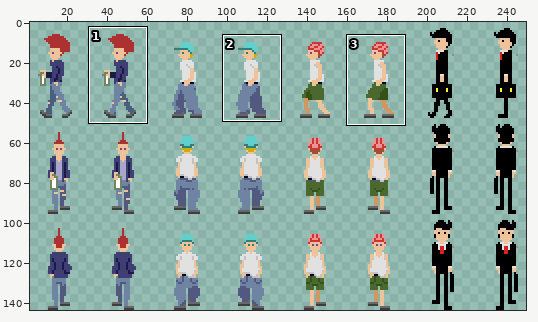
Edited in one commit: sprite sheet (LassMichInRuhGame/Assets/Assets/Sprites/NPC_ANIMS.png). The picture above shows the old version from afar; the outline marks the close-up.
Close-up. Before the edit:
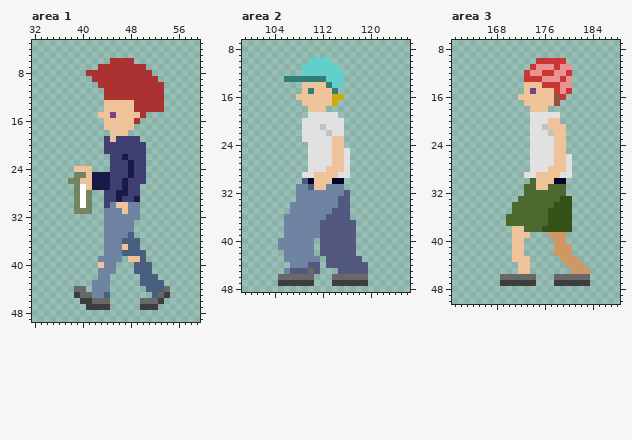
The file is 256x144 pixels. Shown: area 1: x 32..59, y 3..49; area 2: x 99..126, y 7..48; area 3: x 161..188, y 7..50. The wide view leaves out empty margins. The commit also changed other parts of the picture, which this record leaves out.
The same view after the edit:
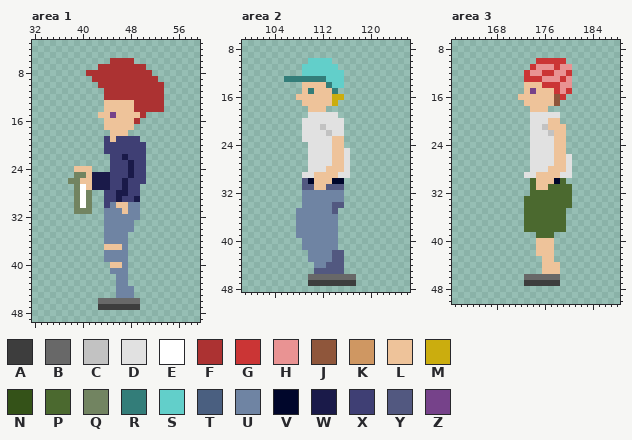
Palette (. is transparent): A #3d3d3d  B #686868  C #c2c2c2  D #e1e1e1  E #ffffff  F #ac3232  G #cb3535  H #e99393  J #8f563b  K #cf9762  L #eec39a  M #cbad0e  N #345218  P #4b692f  Q #728461  R #337d79  S #62cfca  T #4a5f80  U #6f84a3  V #00062b  W #1a1a49  X #3f3f74  Y #525880  Z #76428a
What changed:
--- area 1
@@ x 32..59 @@
 34 ............UUUUU...........
-35 ............UUUUT...........
-36 ............UUUTTT..........
-37 ............UUULTT..........
-38 ............UUUTTTT.........
-39 ...........UUUU.LLT.........
-40 ...........LUU...TTT........
-41 ...........UUU...TTT........
-42 ...........UU.....TTT.......
-43 ..........UUU.....TTTT......
-44 .......BB.UUU......TTTB.....
-45 .......ABBUUT.......TBA.....
-46 ........AABBB.....BBBA......
-47 .........AAAA.....AAA.......
+35 ............UUUU............
+36 ............UUUU............
+37 ............LLLU............
+38 ............UUUU............
+39 ............UUUU............
+40 .............LLU............
+41 .............UUU............
+42 ..............UU............
+43 ..............UU............
+44 ..............UUU...........
+45 ..............UUU...........
+46 ...........BBBBBBB..........
+47 ...........AAAAAAA..........
 48 ............................
--- area 2
@@ x 103..121 @@
 30 ......YVLLLVV......
-31 .....UUYLLUUU......
-32 .....UUUUUUUUY.....
-33 .....UUUUUUUYY.....
-34 ....UUUUUUUUYY.....
-35 ....UUUUUUUYYY.....
-36 ...UUUUUUUYYYY.....
-37 ...UUUUUUYYYYYY....
-38 ...UUUUUUYYYYYY....
-39 ...UUUUUUYYYYYY....
-40 ..UUUUUU.YYYYYY....
-41 ..UUUUUU.YYYYYY....
-42 ...UUUUU.YYYYYY....
-43 ...UUUUUU.YYYYYY...
-44 ....UUUYY.YYYYYYY..
-45 ...UYYYBY...YYYYY..
-46 ..BBBBBB...BBBBBB..
-47 ..AAAAAA...AAAAAA..
+31 ......YYLLYYY......
+32 ......UUUUUUU......
+33 ......UUUUUUU......
+34 ......UUUUUYY......
+35 .....UUUUUUY.......
+36 .....UUUUUUU.......
+37 .....UUUUUUU.......
+38 .....UUUUUUU.......
+39 .....UUUUUUU.......
+40 ......UUUUUU.......
+41 ......UUUUUU.......
+42 .......UUUUYY......
+43 .......UUUUYY......
+44 ........UUYYY......
+45 ........YYYYY......
+46 .......BBBBBBBB....
+47 .......AAAAAAAA....
 48 ...................
--- area 3
@@ x 167..185 @@
 29 ......DDLLLLDD.....
-30 .......PLLLVV......
-31 ......PPLLPPP......
-32 ......PPPPPPP......
-33 .....PPPPPPPNN.....
-34 ....PPPPPPPNNN.....
-35 ....PPPPPPNNNN.....
-36 ...PPPPPPPNNNN.....
-37 ...PPPPPPPNNNN.....
-38 ....LLPPPNNNNN.....
-39 ....LLL...KKK......
-40 ....LL.....KK......
-41 ....LL.....KKK.....
-42 ....LL.....KKK.....
-43 ....LLL.....KKK....
-44 .....LL......KKK...
-45 .....LL.......KKK..
-46 ..BBBBBB...BBBBBB..
-47 ..AAAAAA...AAAAAA..
+30 .......PLLLVP......
+31 .......PLLPPPP.....
+32 .......PPPPPPP.....
+33 ......PPPPPPPP.....
+34 ......PPPPPPPP.....
+35 ......PPPPPPP......
+36 ......PPPPPPP......
+37 ......PPPPPPP......
+38 ......PPPPPPP......
+39 ........PPP........
+40 ........LLL........
+41 ........LLL........
+42 ........LLL........
+43 .........LL........
+44 .........LLL.......
+45 .........LLL.......
+46 ......BBBBBB.......
+47 ......AAAAAA.......
 48 ...................
Where, in picture pixels (left, top, right, bottom), the same in both close-ups:
changed: (74, 232, 170, 310)
changed: (278, 184, 368, 286)
changed: (500, 178, 590, 286)
